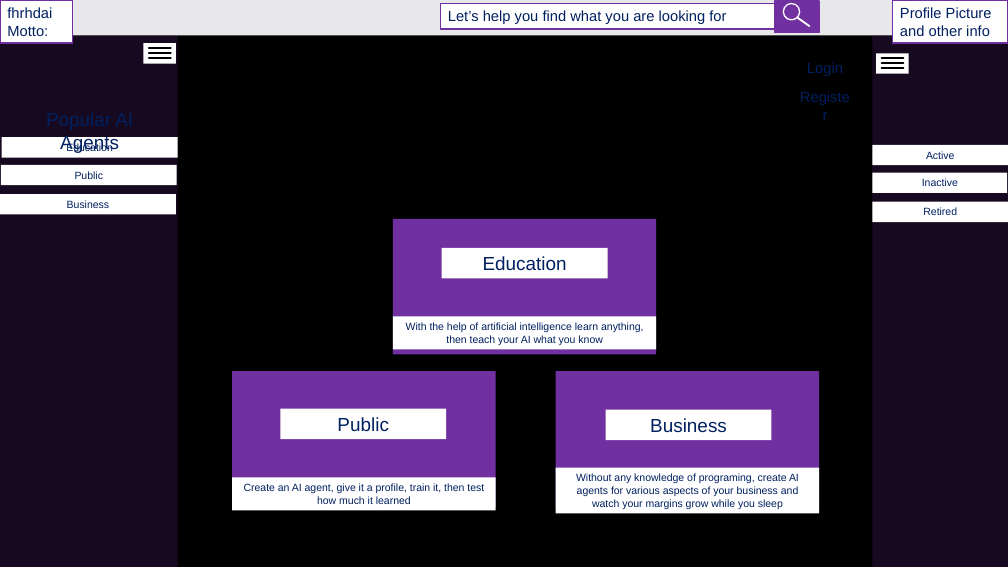
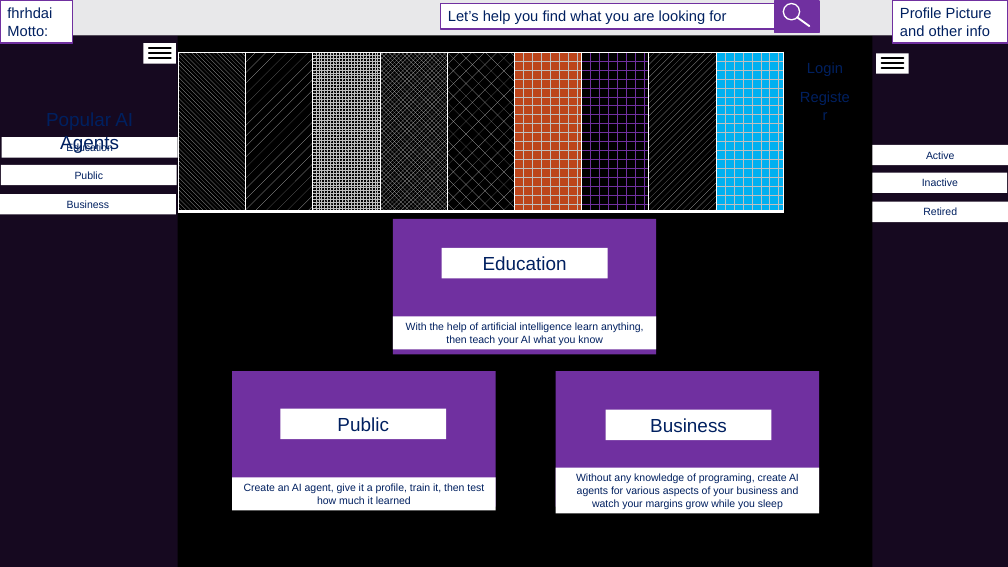
Before and after one commit to fhrhdai/siteunderconstruction-3, a slide deck: slide 2 of fhrhdai.pptx. Drawn at 1008x567 pixels with LibreOffice and Linux fonts; fonts in the diff are those of the drawing; background and template pictures are left out. Boxes give left, top, right and bottom in pixels: in the first picture for what was removed or moved away, otherwise in the second. Text is boxed around its words. In the diff, an @@ line names an element or a change of style, - is before the commit and + after.

Commit message:
Live tiles of active AI currently in use by users

```diff
--- a/fhrhdai.pptx
+++ b/fhrhdai.pptx
@@ table added at box(178, 52, 784, 212), 1 rows, 9 columns @@
+ |  |  |  |  |  |  |  | 
```
